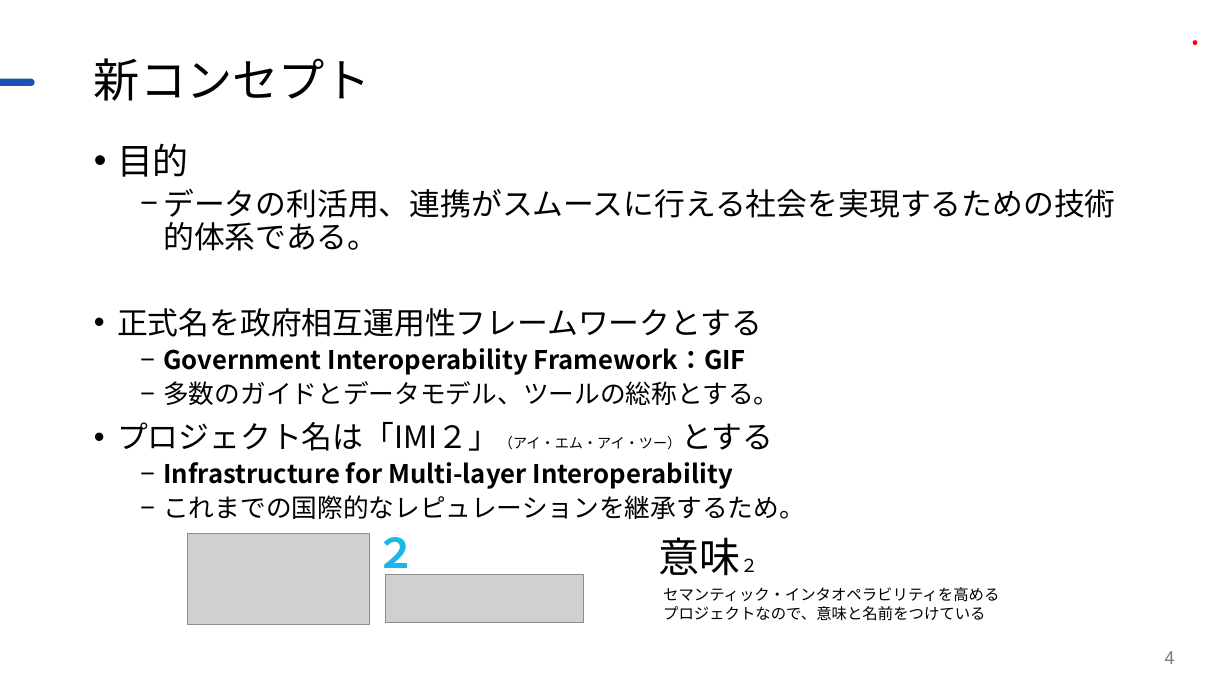
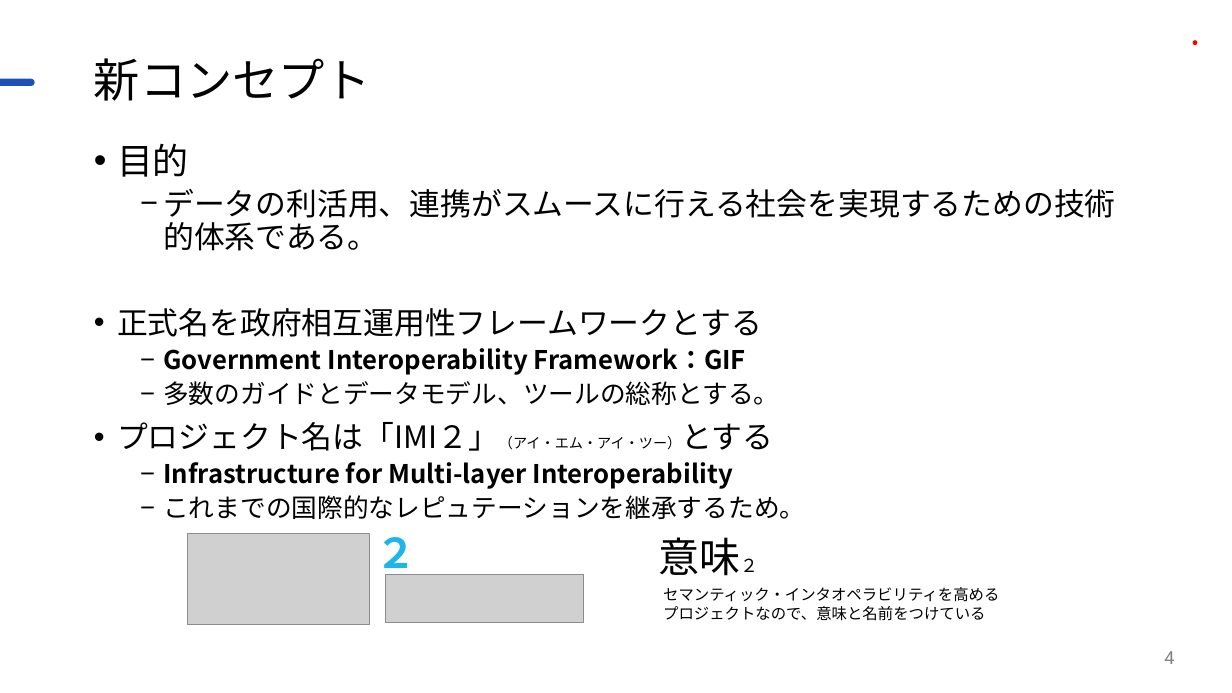
Before and after one commit to JDA-DM/GIF, a slide deck: slide 4 of 410_全体説明/411_GIF説明資料.pptx. Drawn at 1232x693 pixels with LibreOffice and Linux fonts; fonts in the diff are those of the drawing; grey boxes stand for pictures; background and template pictures are left out. Boxes give left, top, right and bottom in pixels: in the first picture for what was removed or moved away, otherwise in the second. Text is boxed around its words. In the diff, an @@ line names an element or a change of style, - is before the commit and + after.

```diff
--- a/410_全体説明/411_GIF説明資料.pptx
+++ b/410_全体説明/411_GIF説明資料.pptx
@@ text at [163,495,805,519]: text changed @@
-  − これまでの国際的なレピュレーションを継承するため。
+  − これまでの国際的なレピュテーションを継承するため。
```
Also in this commit, not shown: 51 other files.
